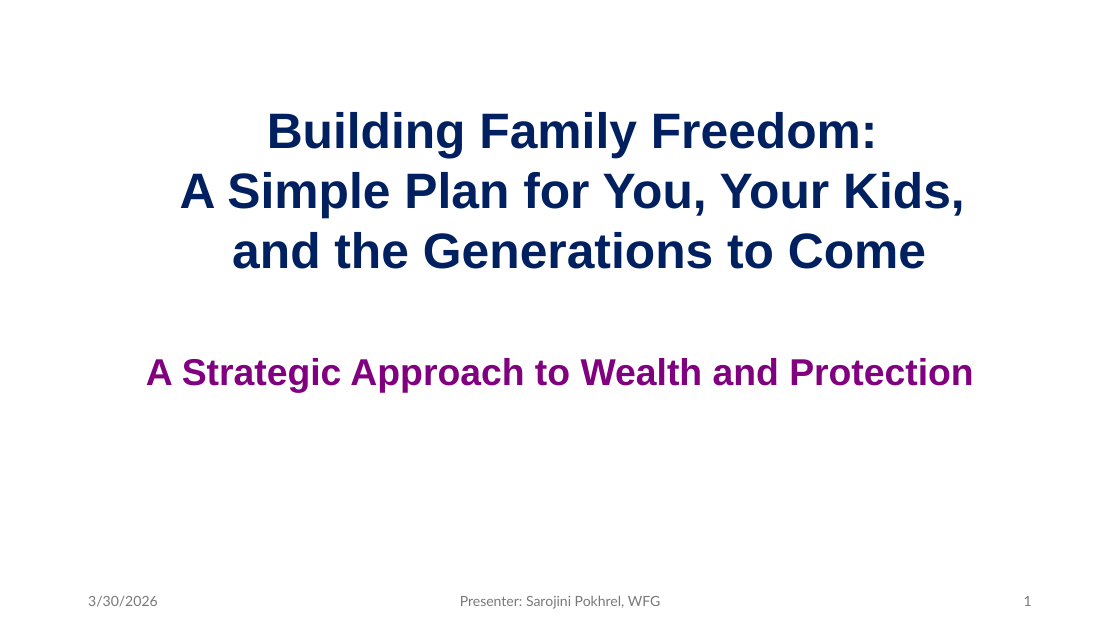
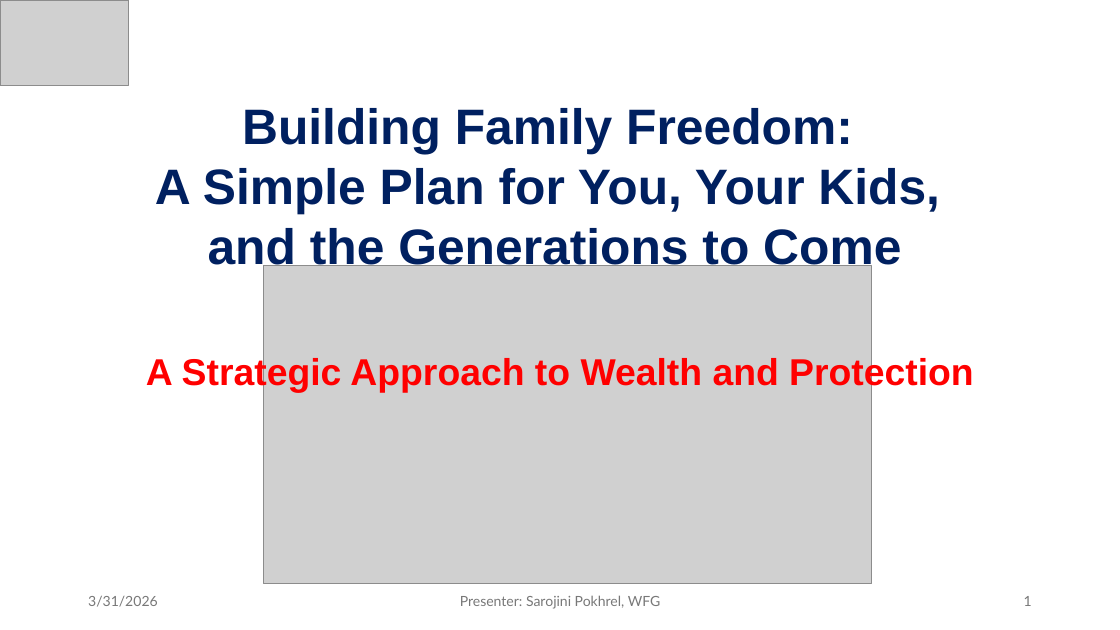
Before and after one commit to my1stgit/testgitrepo, a slide deck: slide 1 of Presentation1.pptm. Drawn at 1120x630 pixels with LibreOffice and Linux fonts; fonts in the diff are those of the drawing; grey boxes stand for pictures. Boxes give left, top, right and bottom in pixels: in the first picture for what was removed or moved away, otherwise in the second. Text is boxed around its words. In the diff, an @@ line names an element or a change of style, - is before the commit and + after.

```diff
--- a/Presentation1.pptm
+++ b/Presentation1.pptm
@@ picture added at [0, 0, 129, 85] @@
@@ text "Building Family Freedom:" rewrapped from [180, 112, 965, 269] to [155, 108, 940, 274] @@
@@ picture added at [263, 265, 871, 584] @@
@@ text "A Strategic Approach to Wealth ..." at [146, 355, 973, 392]: text colour #800080 to #FF0000 @@
@@ text at [88, 596, 158, 607]: text changed @@
-3/30/2026
+3/31/2026
```
Also in this commit, not shown: 10 other slides changed, 4 other files.
